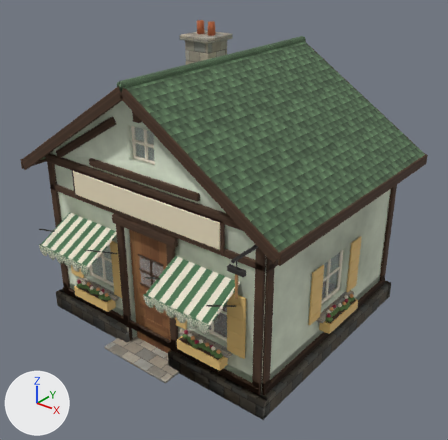
Two versions of the glTF model assets/props/building_homegoods.glb, one commit apart.
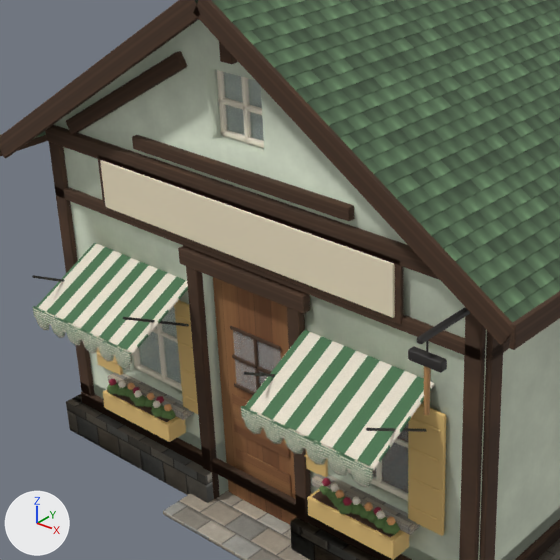
Each version appears first whole from a camera (50 mm lens) standing at (6.96, -8.75, 7.34) and looking at (0.27, -0.39, 2.15), and next in a close-up on the part from 5% to 68% of the width and 21% to 84% of the height. The lights are fixed; the arrows at lower left show +X, +Y and +Z. The last two pictures show the newer version. Vertices at exactly the same position are counted once.

The first close-up shows 'base', 'door', 'roof', 'wall_front', 'wall_front_low', 'wall_right' and 1 more.
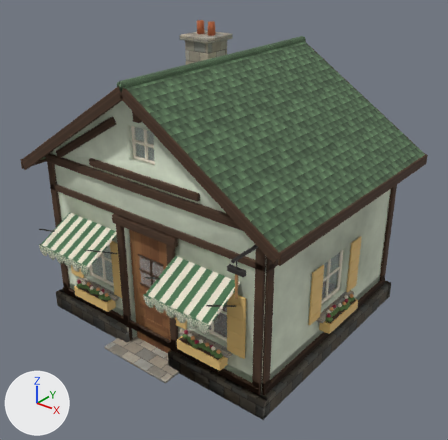
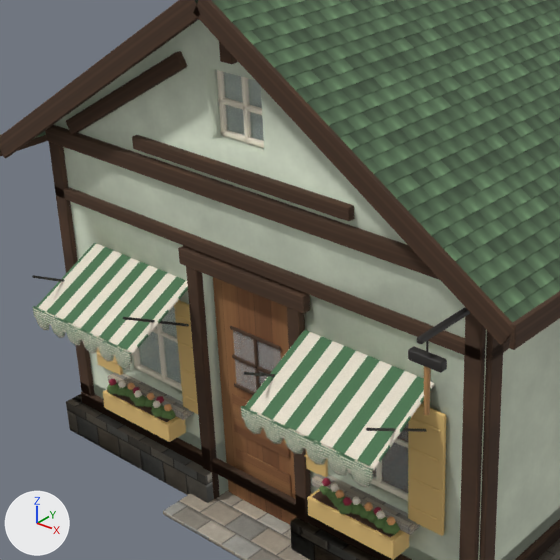
Changed parts and their boxes (x1, y1, x2, y2) in the close-ups (560 x 560 px):
part 1 of me_building_homegoods_wall_front, deleted
    before: (98, 155, 403, 325)
part 2 of me_building_homegoods_wall_front, deleted
    before: (101, 160, 395, 318)

Edits to the bpy script that builds the scene:
```text
Change me_building_homegoods_wall_front:
    used by ob_wall_front; location = (0.0, 0.0, 0.0)
    remove me_building_homegoods_wall_front.from_pydata(...)  # 2616 vertices, 4806 faces; spans x -2.65..2.65, y -2.98..-2.0, z -0.03..5.0
    add me_building_homegoods_wall_front.from_pydata(...)  # 2568 vertices, 4718 faces; spans x -2.65..2.65, y -2.98..-2.0, z -0.03..5.0
    me_building_homegoods_wall_front part 1: the loose piece of 24 vertices spanning x -1.76..1.76, y -2.27..-2.23, z 2.74..3.3 is deleted
    me_building_homegoods_wall_front part 2: the loose piece of 24 vertices spanning x -1.7..1.7, y -2.29..-2.23, z 2.79..3.25 is deleted
    remove me_building_homegoods_wall_front.materials.append(mat_sign_homegoods)  # beige #efe2c4
```
